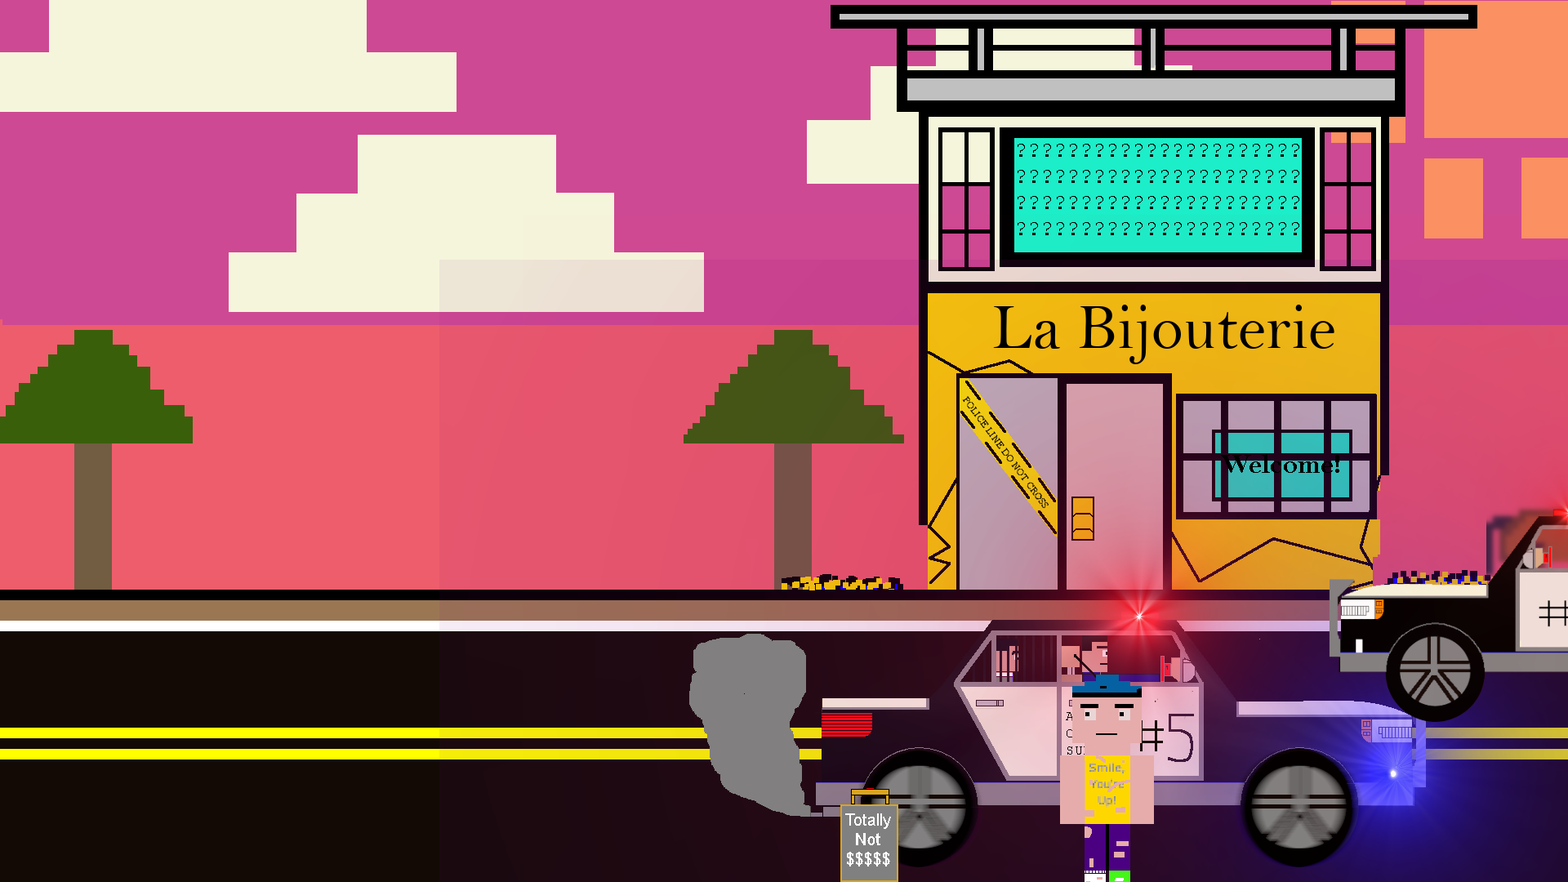
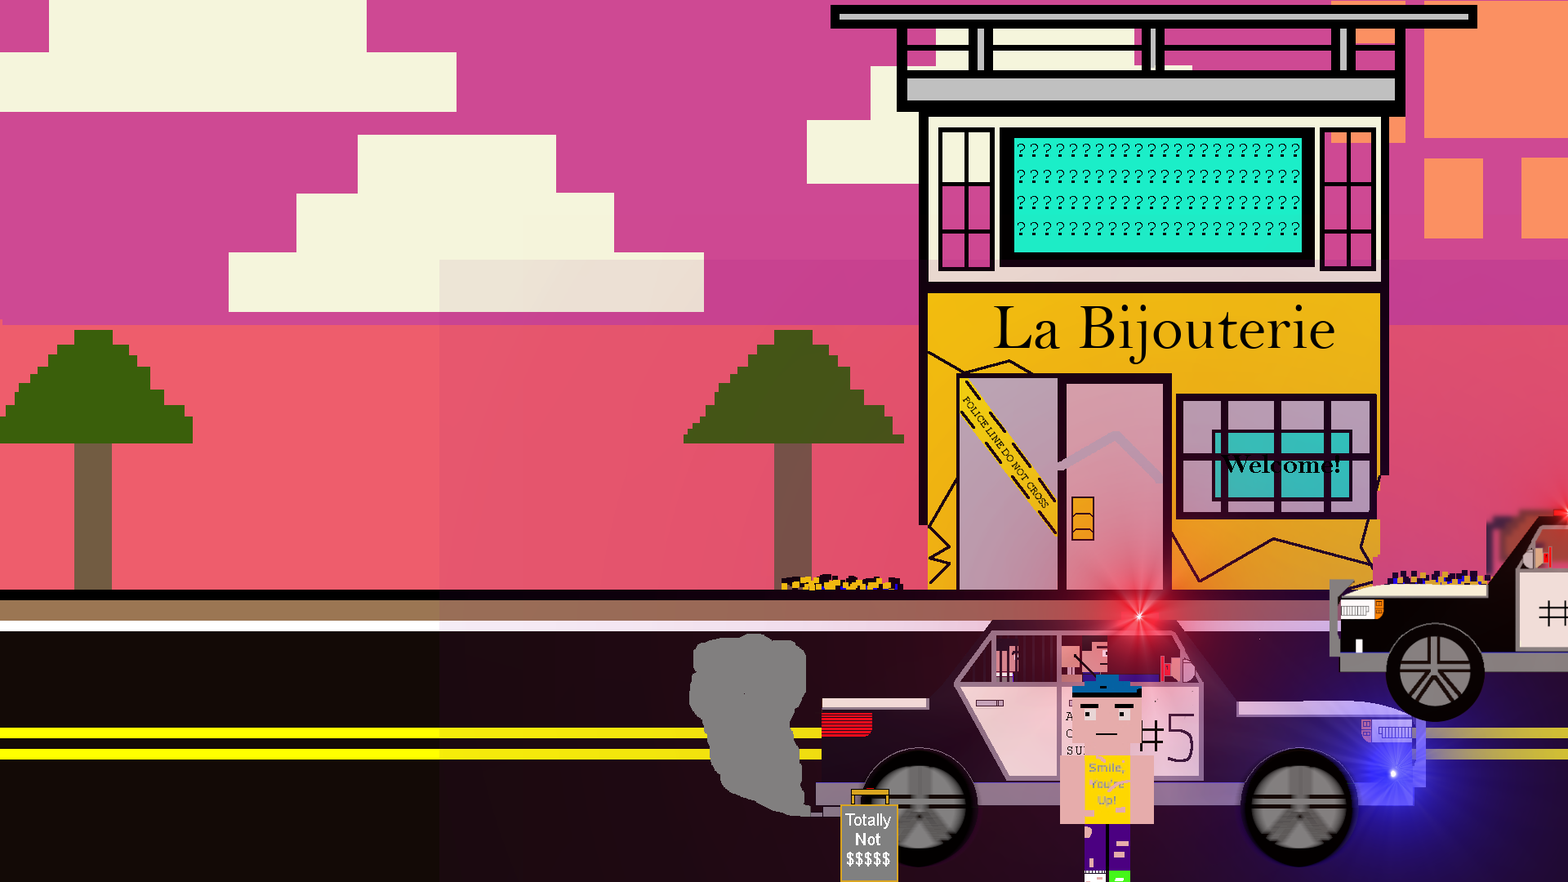
Comparing the layer stacks of the two w=1568, h=882 images. Changes:
added layer "Background copy #8" above "Background copy #7" over [1057, 431, 1163, 484]
hid "Background copy #7" over [1057, 431, 1163, 484]